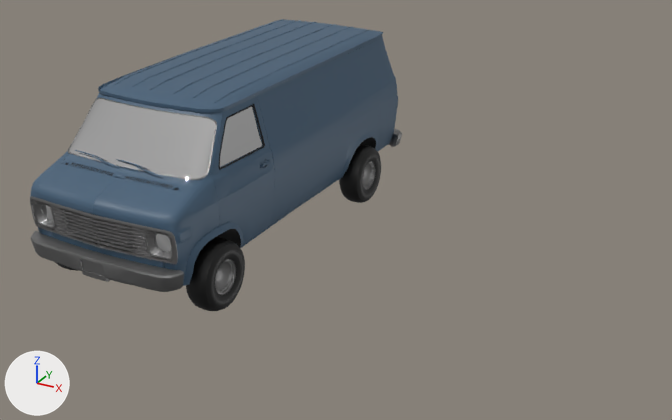
The FBX model Assets/Gaia/Models/Cars/Van/Van.fbx: old version first, new version second.
Before and after are seen from a camera (50 mm lens) standing at (2.61, -8.0, 4.42) and looking at (-1.64, -0.27, 0.55). The axes (+X, +Y, +Z) are drawn at lower left. The lights are the same throughout. Where no turn or scale is listed for an object, it has been applied to the vertices.

Names of what the first picture shows: 'Van'.
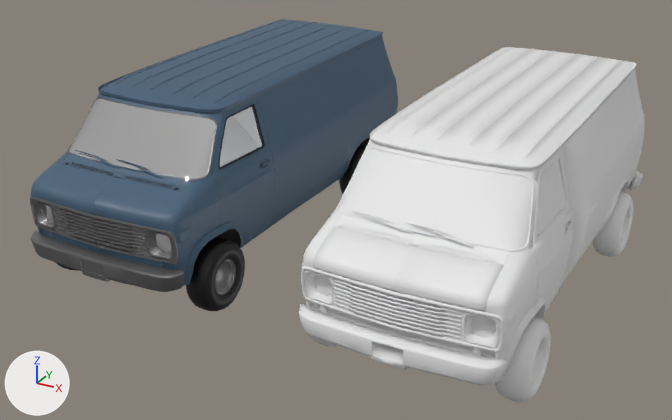
Where the newer file only moved an object's origin or applied its transform, the numbers keep the older frame.

Changed parts and their boxes [x1, y1, x2, y2] in the pictures (672 x 420 px):
'Van.001', added: after [299, 47, 645, 403]
    faces in mat_van_body_001 (its picture is missing): [301, 47, 645, 375]
    faces in mat_van_windows_001 (its picture is missing): [339, 149, 566, 251]
    faces in mat_van_metal_001 (its picture is missing): [299, 148, 643, 385]
    faces in mat_van_wheels_001 (its picture is missing): [311, 192, 633, 403]
    faces in mat_van_plastic_001 (its picture is missing): [331, 156, 628, 350]

Edits to the bpy script that builds the scene:
```text
Add mat_van_metal_001:
    mat_van_metal_001 = principled_material('Van_Metal.001')
    mat_van_metal_001.base_color = (0.8, 0.8, 0.8)  # white #e7e7e7
Add mat_van_wheels_001:
    mat_van_wheels_001 = principled_material('Van_Wheels.001')
    mat_van_wheels_001.base_color = (0.8, 0.8, 0.8)  # white #e7e7e7
Add mat_van_lights_1_001:
    mat_van_lights_1_001 = principled_material('Van_Lights_1.001')
    mat_van_lights_1_001.base_color = (0.8, 0.8, 0.8)  # white #e7e7e7
Add mat_van_windows_001:
    mat_van_windows_001 = principled_material('Van_Windows.001')
    mat_van_windows_001.base_color = (0.8, 0.8, 0.8)  # white #e7e7e7
Add mat_van_lights_2_001:
    mat_van_lights_2_001 = principled_material('Van_Lights_2.001')
    mat_van_lights_2_001.base_color = (0.8, 0.8, 0.8)  # white #e7e7e7
Add mat_van_plastic_001:
    mat_van_plastic_001 = principled_material('Van_Plastic.001')
    mat_van_plastic_001.base_color = (0.8, 0.8, 0.8)  # white #e7e7e7
Add mat_van_body_001:
    mat_van_body_001 = principled_material('Van_Body.001')
    mat_van_body_001.base_color = (0.8, 0.8, 0.8)  # white #e7e7e7
Add me_plane_003:
    me_plane_003.from_pydata(...)  # 10164 vertices, 12376 faces; spans x -1.0..1.0, y -2.4..2.43, z -0.01..1.93
    # faces by material slot: [1767, 4559, 3790, 106, 1893, 104, 157]
    me_plane_003.materials.append(mat_van_plastic_001)  # its picture is missing
    me_plane_003.materials.append(mat_van_body_001)  # its picture is missing
    me_plane_003.materials.append(mat_van_wheels_001)  # its picture is missing
    me_plane_003.materials.append(mat_van_lights_1_001)  # its picture is missing
    me_plane_003.materials.append(mat_van_metal_001)  # its picture is missing
    me_plane_003.materials.append(mat_van_windows_001)  # its picture is missing
    me_plane_003.materials.append(mat_van_lights_2_001)  # its picture is missing
Add ob_van_001:
    ob_van_001 = bpy.data.objects.new('Van.001', me_plane_003)
    ob_van_001.location = (0.0, 0.0, 0.0)
```
